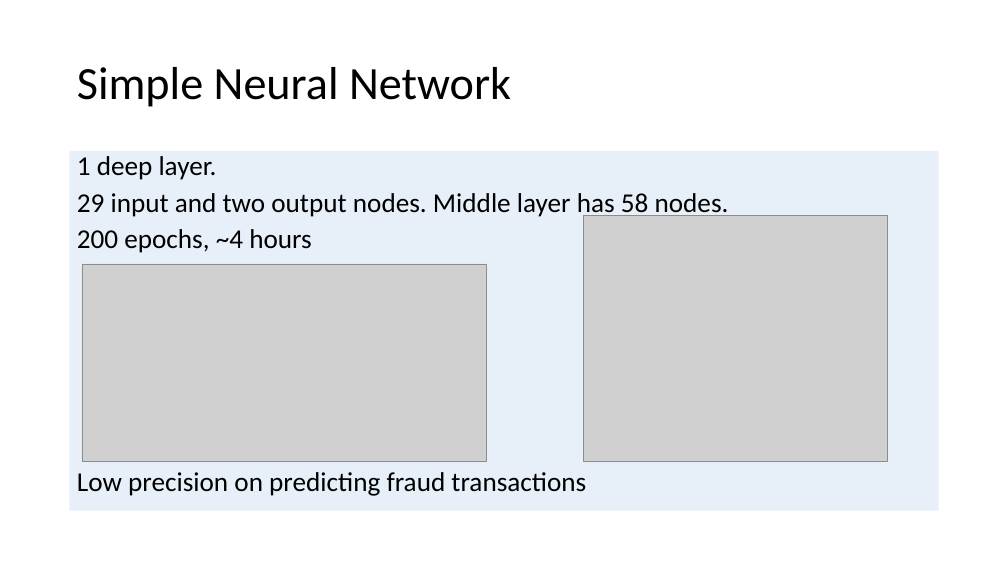
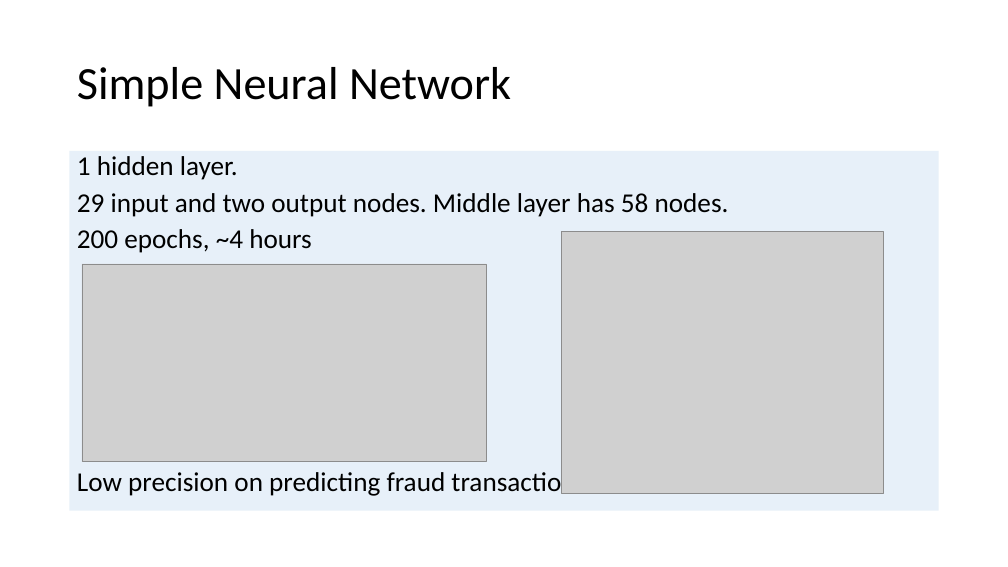
Before and after one commit to allidoiswen/GhostMode, a slide deck: slide 8 of Credit_Card_Fraud_Presentation.pptx (slide 7 before the commit). Drawn at 1008x567 pixels with LibreOffice and Linux fonts; fonts in the diff are those of the drawing; grey boxes stand for pictures; background and template pictures are left out. Boxes give left, top, right and bottom in pixels: in the first picture for what was removed or moved away, otherwise in the second. Text is boxed around its words. In the diff, an @@ line names an element or a change of style, - is before the commit and + after.

```diff
--- a/Credit_Card_Fraud_Presentation.pptx
+++ b/Credit_Card_Fraud_Presentation.pptx
@@ text at [77, 156, 238, 180]: text changed @@
-1 deep layer.
+1 hidden layer.
@@ picture: place and size @@
-picture at [584, 216, 888, 462]
+picture at [562, 232, 883, 494]
```
Also in this commit, not shown: 7 other slides changed, 2 slides added, 4 slides removed.
